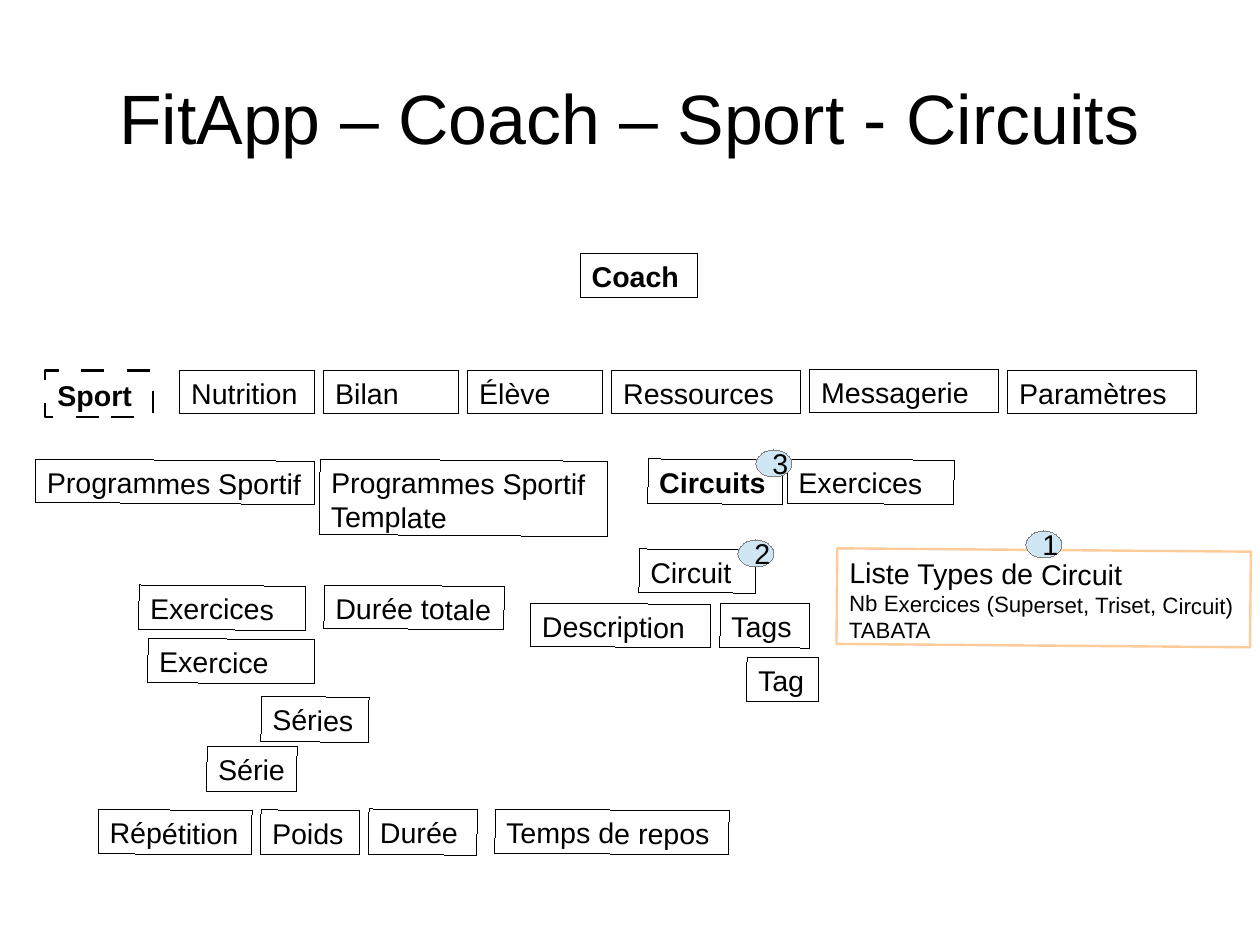
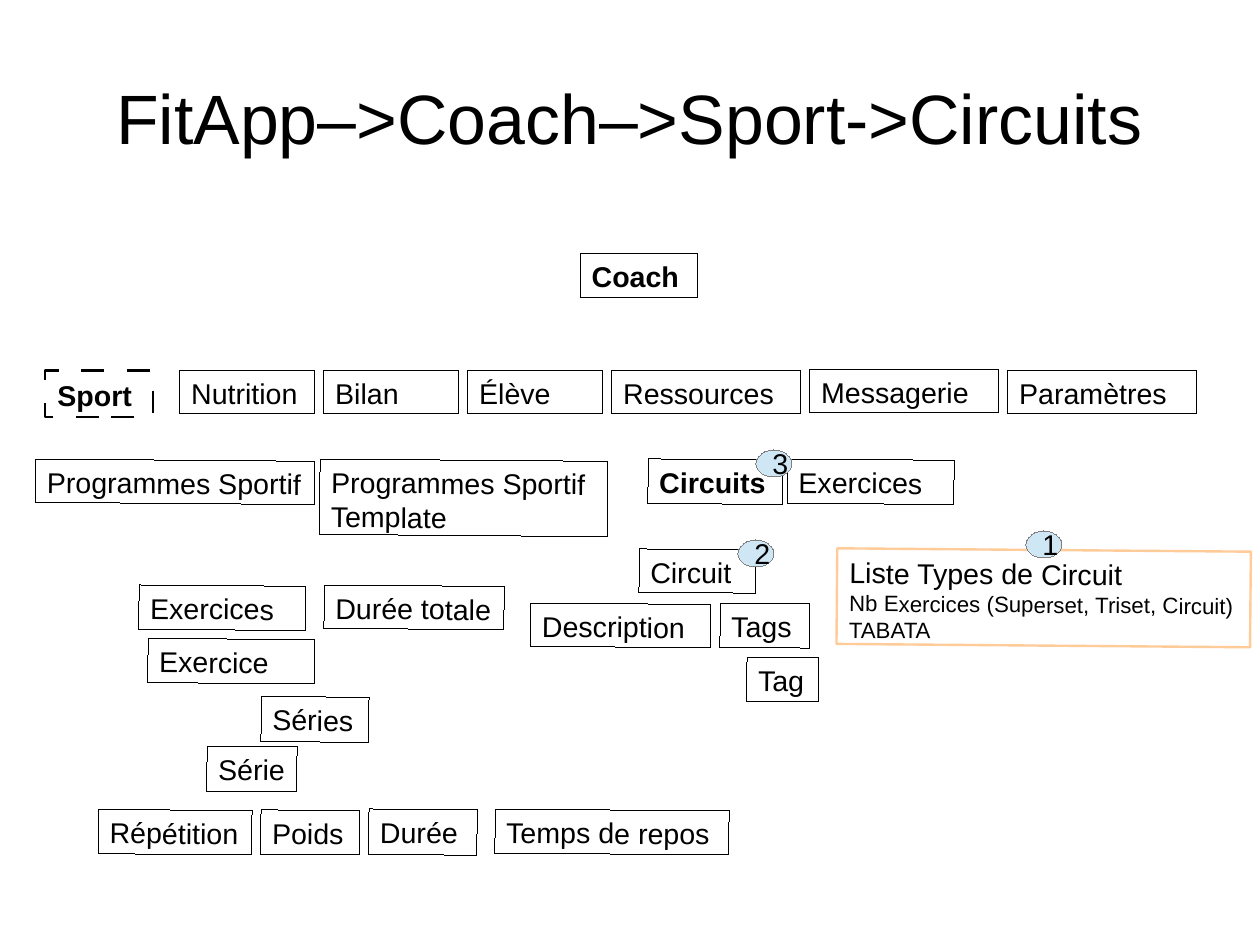
Before and after one commit to NicolasGavard/WebVysionSportV2, a slide deck: slide 13 of Documentations/FitApp.odp. Drawn at 1260x945 pixels with LibreOffice and Linux fonts; fonts in the diff are those of the drawing. Boxes give left, top, right and bottom in pixels: in the first picture for what was removed or moved away, otherwise in the second. Text is boxed around its words. In the diff, an @@ line names an element or a change of style, - is before the commit and + after.

```diff
--- a/Documentations/FitApp.odp
+++ b/Documentations/FitApp.odp
@@ title at [116,93,1142,157]: text changed @@
-FitApp – Coach – Sport - Circuits
+FitApp–>Coach–>Sport->Circuits
```
Also in this commit, not shown: 19 other slides changed, 1 slide added, 1 slide removed.
